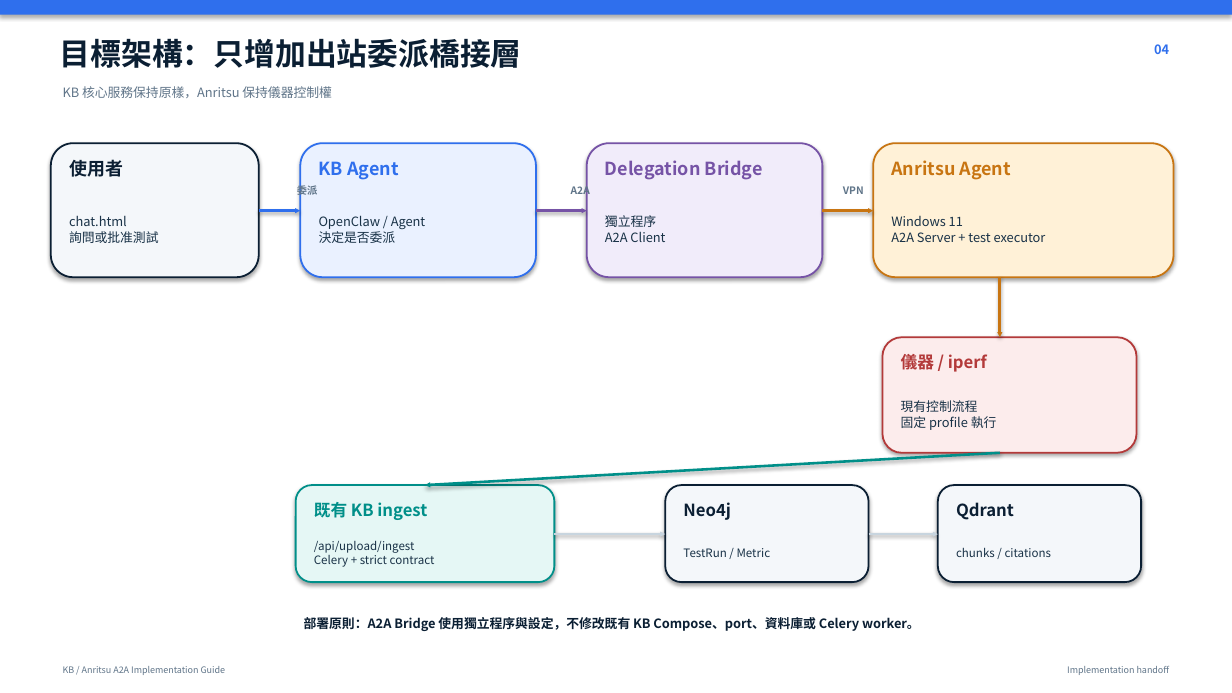
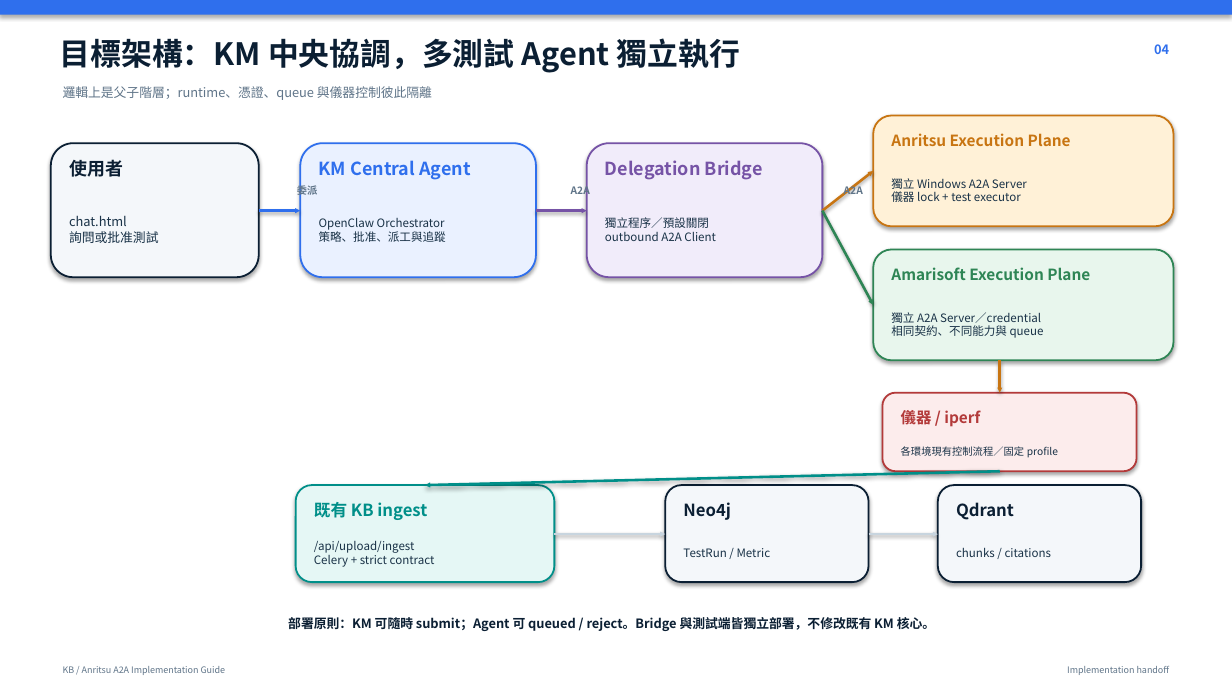
Before and after one commit to kyocarlos/knowledge-base-agent-source, a slide deck: slide 4 of ANRITSU_AGENT_A2A_IMPLEMENTATION_GUIDE.pptx. Drawn at 1232x693 pixels with LibreOffice and Linux fonts; fonts in the diff are those of the drawing. Boxes give left, top, right and bottom in pixels: in the first picture for what was removed or moved away, otherwise in the second. Text is boxed around its words. In the diff, an @@ line names an element or a change of style, - is before the commit and + after.

Commit message:
feat: add isolated KM A2A delegation bridge

```diff
--- a/ANRITSU_AGENT_A2A_IMPLEMENTATION_GUIDE.pptx
+++ b/ANRITSU_AGENT_A2A_IMPLEMENTATION_GUIDE.pptx
@@ text at (60,38,740,73): text changed @@
-目標架構：只增加出站委派橋接層
+目標架構：KM 中央協調，多測試 Agent 獨立執行
@@ text at (63,86,432,100): text changed @@
-KB 核心服務保持原樣，Anritsu 保持儀器控制權
+邏輯上是父子階層；runtime、憑證、queue 與儀器控制彼此隔離
@@ rounded rectangle: place and size @@
-rounded rectangle at (873,143,1174,277)
+rounded rectangle at (873,116,1174,226)
@@ text at (891,133,1071,146): text changed; size 14 to 12 pt @@
-Anritsu Agent
+Anritsu Execution Plane
@@ text at (319,160,471,180): text changed @@
-KB Agent
+KM Central Agent
@@ arrow moved from (823, 211) - (873, 211) to (823, 211) - (873, 171) @@
@@ text at (891,178,1027,202): text changed; size 10 to 9 pt @@
-Windows 11
-A2A Server + test executor
+獨立 Windows A2A Server
+儀器 lock + test executor
@@ text at (844,184,863,198): text changed @@
-VPN
+A2A
@@ text at (319,218,446,242): text changed; size 10 to 9 pt @@
-OpenClaw / Agent
-決定是否委派
+OpenClaw Orchestrator
+策略、批准、派工與追蹤
@@ text at (605,217,716,241): text changed; size 10 to 9 pt @@
-獨立程序
-A2A Client
+獨立程序／預設關閉
+outbound A2A Client
@@ arrow added from (823, 211) to (873, 305), #2E8555 2 pt @@
@@ rounded rectangle added at (873,250,1174,360), fill #E8F6ED, outline #2E8555 1.4 pt @@
@@ text added at (891,267,1090,280), 12 pt, text #2E8555, bold @@
+Amarisoft Execution Plane
@@ text added at (891,312,1044,338), 9 pt, text #193247 @@
+獨立 A2A Server／credential
+相同契約、不同能力與 queue
@@ arrow moved from (1000, 277) - (1000, 337) to (1000, 360) - (1000, 393) @@
@@ rounded rectangle: place and size @@
-rounded rectangle at (883,337,1137,453)
+rounded rectangle at (883,393,1137,471)
@@ text "儀器 / iperf": place and size @@
-text "儀器 / iperf" at (901,352,987,374)
+text "儀器 / iperf" at (901,408,980,428)
@@ text "儀器 / iperf" at (901,408,980,428): size 13 to 12 pt @@
@@ text at (901,446,1058,458): text changed; size 10 to 8 pt @@
-現有控制流程
-固定 profile 執行
+各環境現有控制流程／固定 profile
@@ arrow moved from (1000, 453) - (425, 485) to (1000, 471) - (425, 485) @@
@@ text at (288,617,935,631): text changed @@
-部署原則：A2A Bridge 使用獨立程序與設定，不修改既有 KB Compose、port、資料庫或 Celery worker。
+部署原則：KM 可隨時 submit；Agent 可 queued / reject。Bridge 與測試端皆獨立部署，不修改既有 KM 核心。
```
Also in this commit, not shown: 13 other slides changed, 17 other files.
